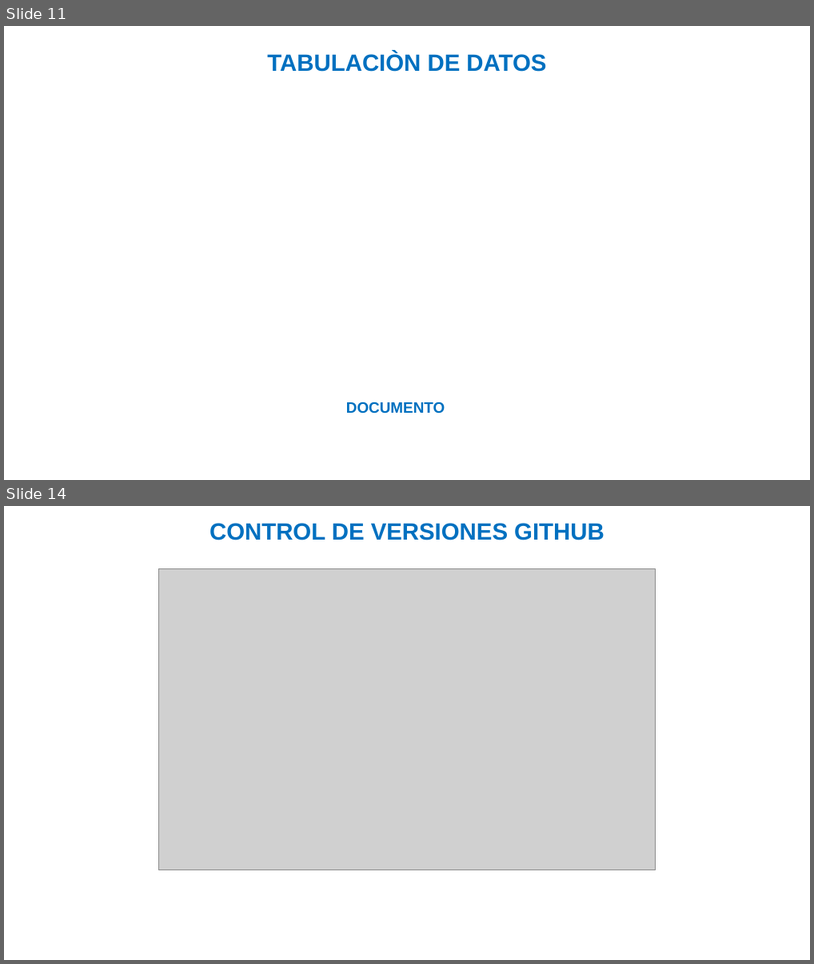
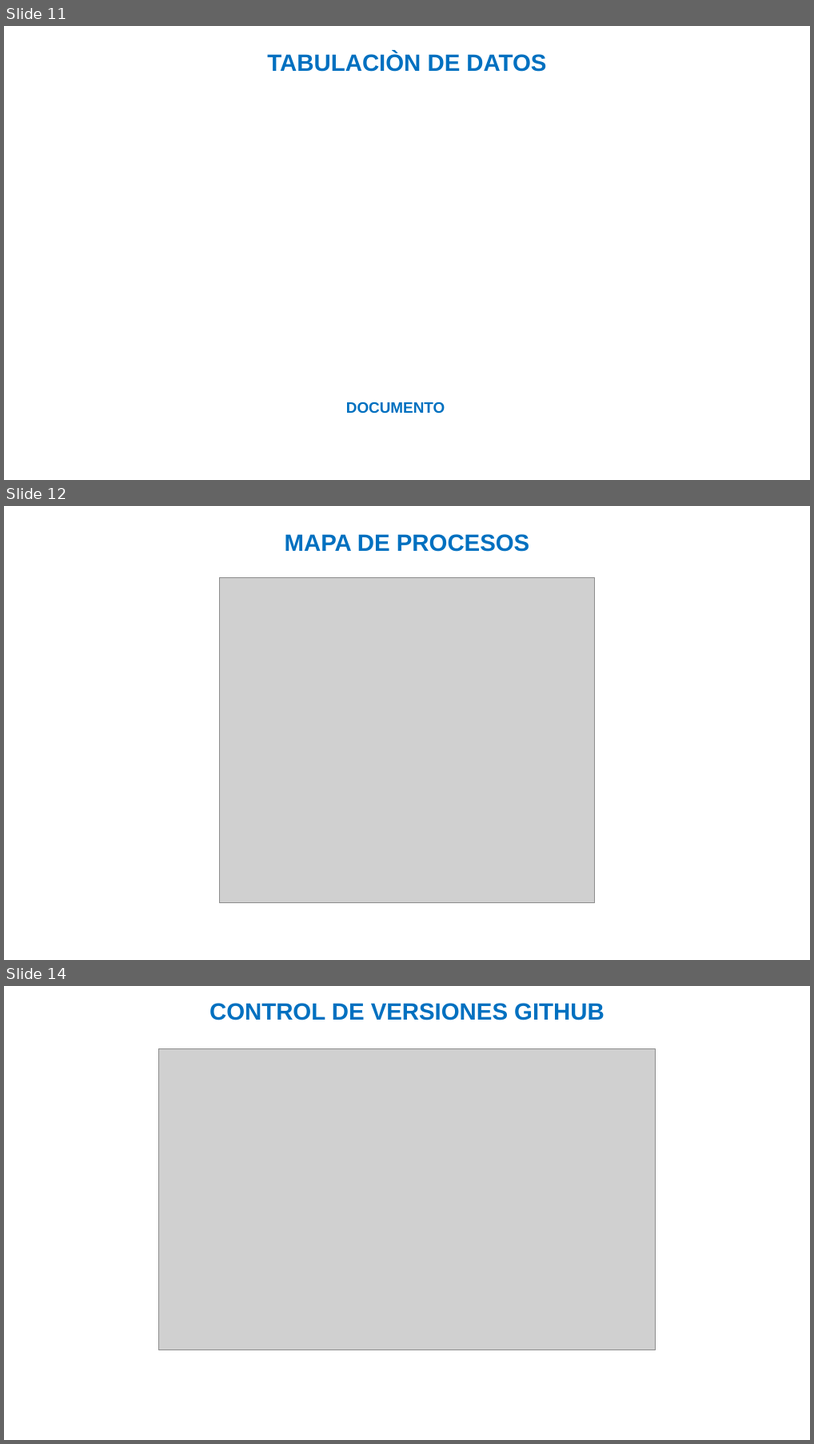
Before and after one commit to julianforero19/PROYECTO_QAM, a slide deck: PLANTILLA_PRESENTACION_AVANCES_PROYECTO_.pptx. Shown one above the other, each under a label of ours: slides 11 and 14 before the commit, slides 11, 12 and 14 after it; the slides between them are not shown. The pictures are 814x964 and 814x1444 pixels, drawn with LibreOffice and Linux fonts; fonts in the diff are those of the drawing; grey boxes stand for pictures; background and template pictures are left out. Boxes give left, top, right and bottom in pixels: in the first picture for what was removed or moved away, otherwise in the second. Text is boxed around its words. In the diff, an @@ line names an element or a change of style, - is before the commit and + after.

```diff
--- a/PLANTILLA_PRESENTACION_AVANCES_PROYECTO_.pptx
+++ b/PLANTILLA_PRESENTACION_AVANCES_PROYECTO_.pptx
@@ slide 12 added at (x1=4, y1=506, x2=810, y2=960), background picture (left out) @@
@@ text added at (x1=285, y1=534, x2=530, y2=552), 28 pt, text #0070C0, bold @@
+MAPA DE PROCESOS
@@ picture added at (x1=219, y1=577, x2=596, y2=902) @@
```
Also in this commit, not shown: 1 other slide added, 2 slides removed, 2 other files.
